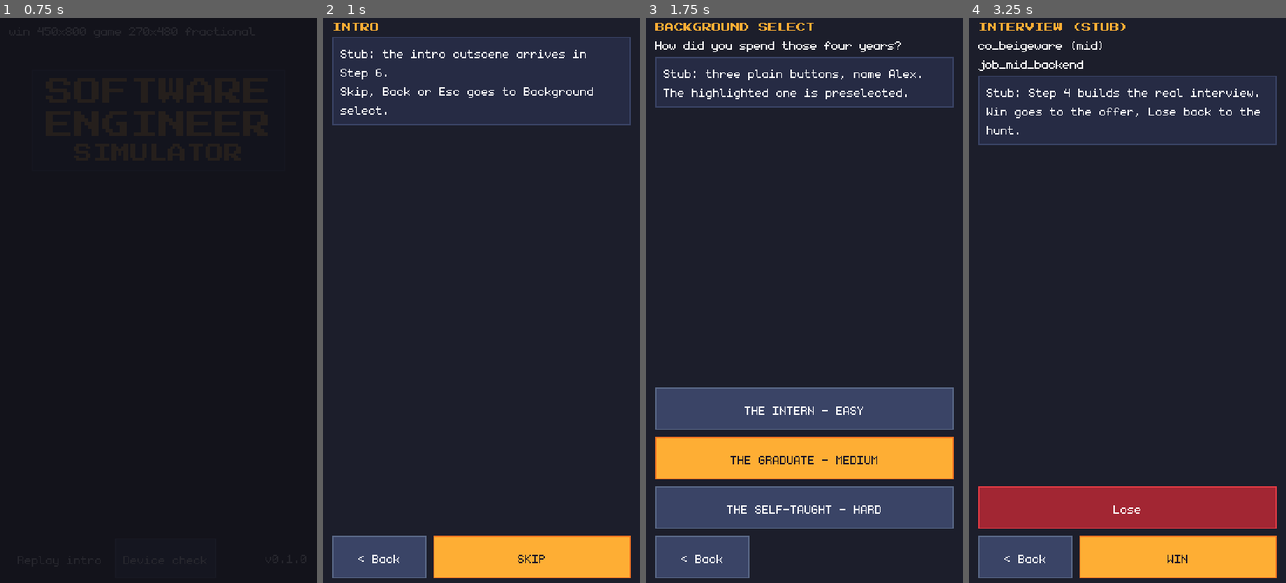
Above: before the commit, frames 1-4 (left to right).
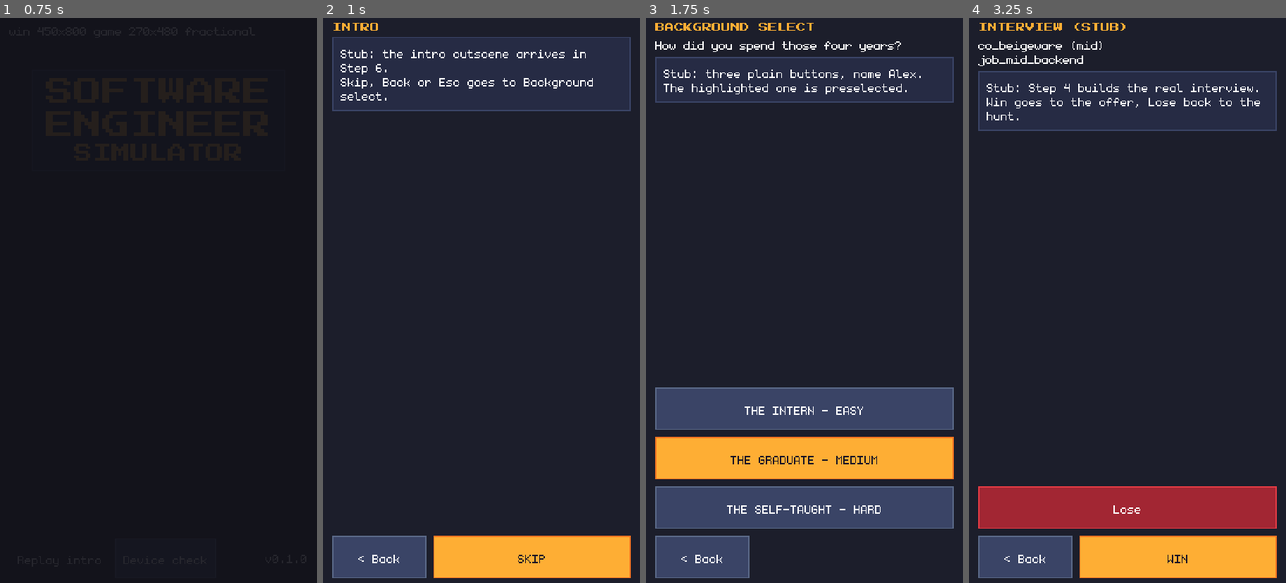
Above: after the commit, the same moments.

Repository: Lecoeurdelest/swe-simulator
Game: Godot game, scene res://features/title/title.tscn
Two runs of this game, one before a commit and one after it. Both use one fixed random seed, a clock stepped at 60 frames per second and the inputs below.
Inputs:
- Up to frame 1 (0.75 s): click "Replay intro" at 0.5 s
- Up to frame 2 (1 s): no input
- Up to frame 3 (1.75 s): click "SKIP" at 1.25 s
- Up to frame 4 (3.25 s): click "THE INTERN - EASY" at 2 s; click "Fake invite (Mid)" at 2.75 s

Frame 1 is identical in both runs. In frame 2, 3.3% of the frame differs, in the area x 2-98%, y 8-19%; in frame 3, 1.5%; in frame 4, 4.8%, in the area x 2-98%, y 6-23%.

Commit message:
fix(flow): verifier fixes for Steps 2-3
- theme: Label line_spacing -1, so body text steps 12 px per line as
  GDD 2.7 specifies (was 16 px: 30 lines instead of 40)
- docs: ARCHITECTURE 1.4 and the folder tree give the real monogram
  path (ui/fonts/monogram/ttf/monogram.ttf)
- evidence: STEP-03 verification.md and a fresh test_run.json (30/30);
  full click-through with real input, every Button rect, 71 .tres
  fields and the pause behaviour checked, 0 game errors

Diff:
--- a/ui/theme/main_theme.tres
+++ b/ui/theme/main_theme.tres
@@ -276,6 +276,7 @@
 HeaderLabel/font_sizes/font_size = 8
 HeaderLabel/fonts/font = ExtResource("1_640h2")
 Label/colors/font_color = Color(1, 1, 1, 1)
+Label/constants/line_spacing = -1
 Panel/styles/panel = SubResource("StyleBoxFlat_b40ic")
 PanelContainer/styles/panel = SubResource("StyleBoxFlat_jnhce")
 PaperPanel/base_type = &"PanelContainer"
Not shown, changed: .project/evidence/STEP-03/2026-09-27-r1/test_run.json
Not shown, added: .project/evidence/STEP-03/2026-09-27-r1/verification.md
Not shown, changed: docs/ARCHITECTURE.md
